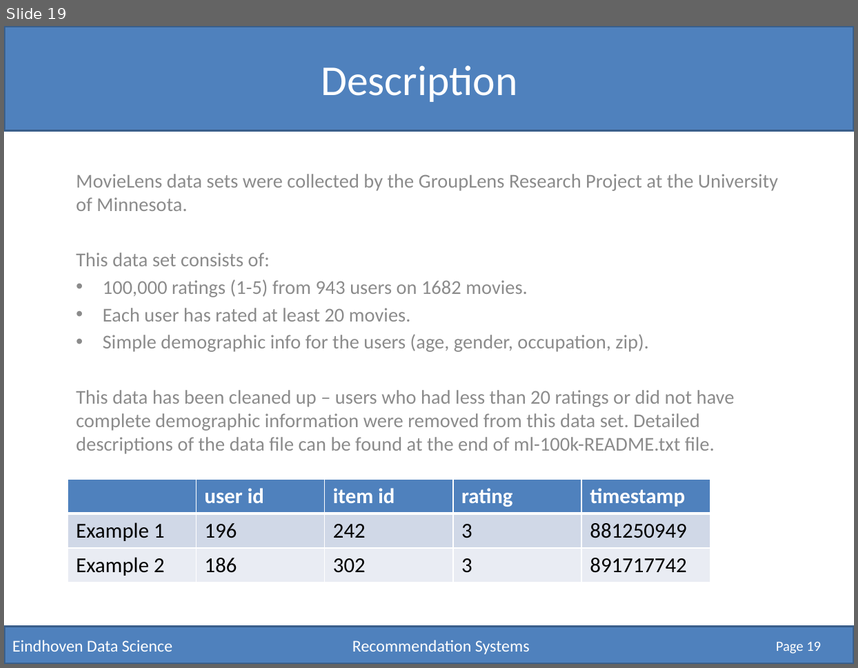
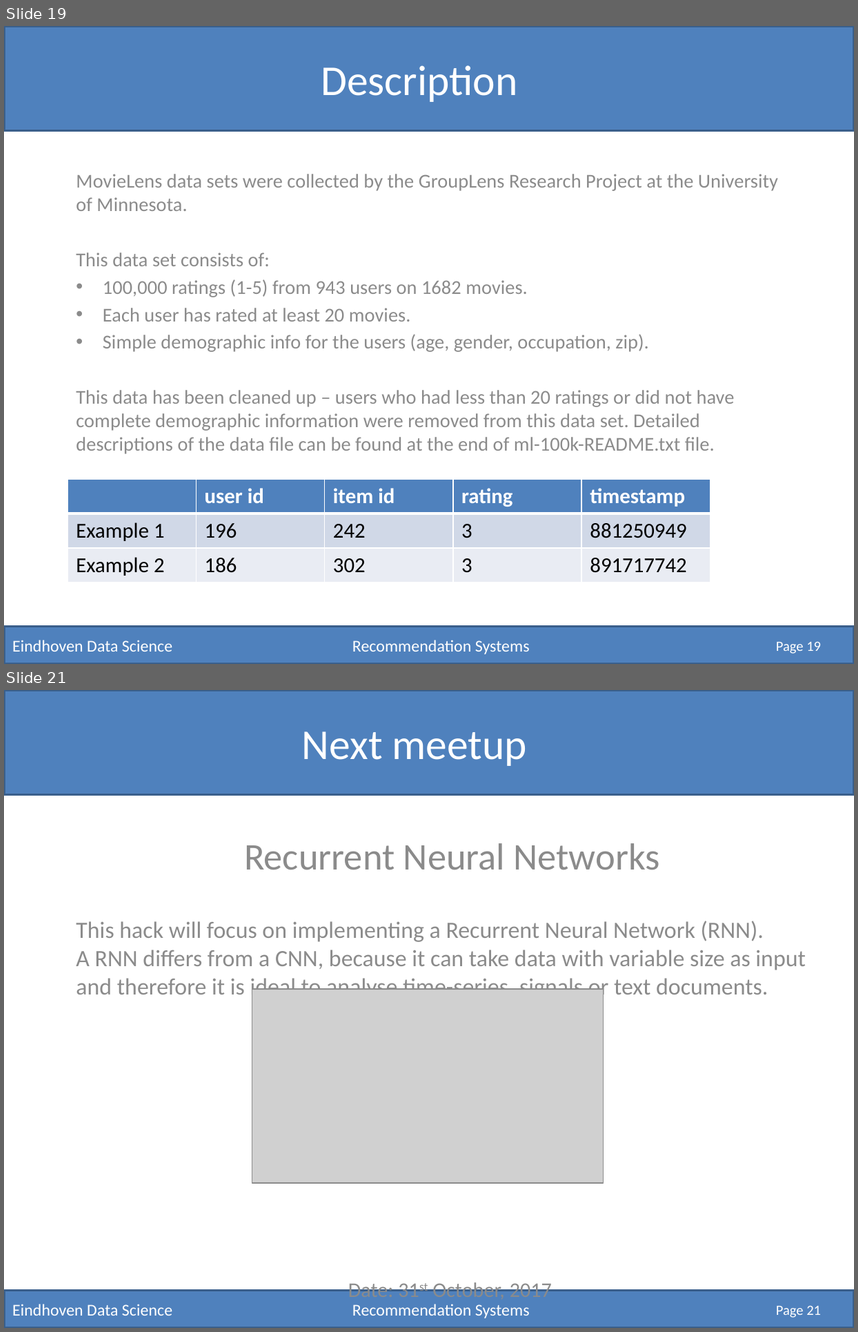
Before and after one commit to RobRomijnders/EDS, a slide deck: hack_10/Recommendation Systems.pptx. Shown one above the other, each under a label of ours: slide 19 before the commit, slides 19 and 21 after it; the slides between them are not shown. The pictures are 858x668 and 858x1332 pixels, drawn with LibreOffice and Linux fonts; fonts in the diff are those of the drawing; grey boxes stand for pictures. Boxes give left, top, right and bottom in pixels: in the first picture for what was removed or moved away, otherwise in the second. Text is boxed around its words. In the diff, an @@ line names an element or a change of style, - is before the commit and + after.

```diff
--- a/hack_10/Recommendation Systems.pptx
+++ b/hack_10/Recommendation Systems.pptx
@@ slide 21 added at [4,690,854,1328], background #FFFFFF @@
@@ rectangle added at [4,690,854,795], fill #4F81BD, outline #3A5F8C 2 pt @@
@@ title added at [302,731,527,766], 36 pt, text #FFFFFF @@
+Next meetup
@@ text added at [76,843,805,1000], 19.8 pt, text #8C8C8C @@
+Recurrent Neural Networks
+This hack will focus on implementing a Recurrent Neural Network (RNN).
+A RNN differs from a CNN, because it can take data with variable size as input and therefore it is ideal to analyse time-series, signals or text documents.
+Date: 31st October, 2017
@@ picture added at [252,988,604,1182] @@
@@ rectangle added at [4,1290,854,1328], fill #4F81BD, outline #3A5F8C 2 pt, 14 pt, text #FFFFFF @@
+Eindhoven Data Science Recommendation Systems
@@ page number added at [776,1305,821,1317], 12 pt, text #FFFFFF @@
+Page 21
```
Also in this commit, not shown: 2 slides changed.
